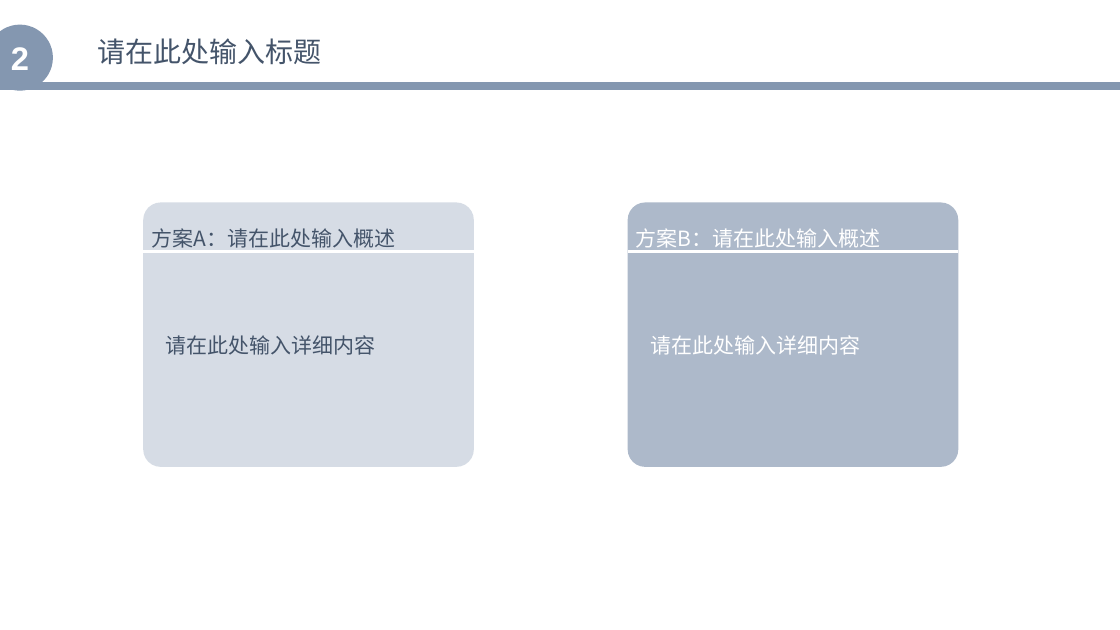
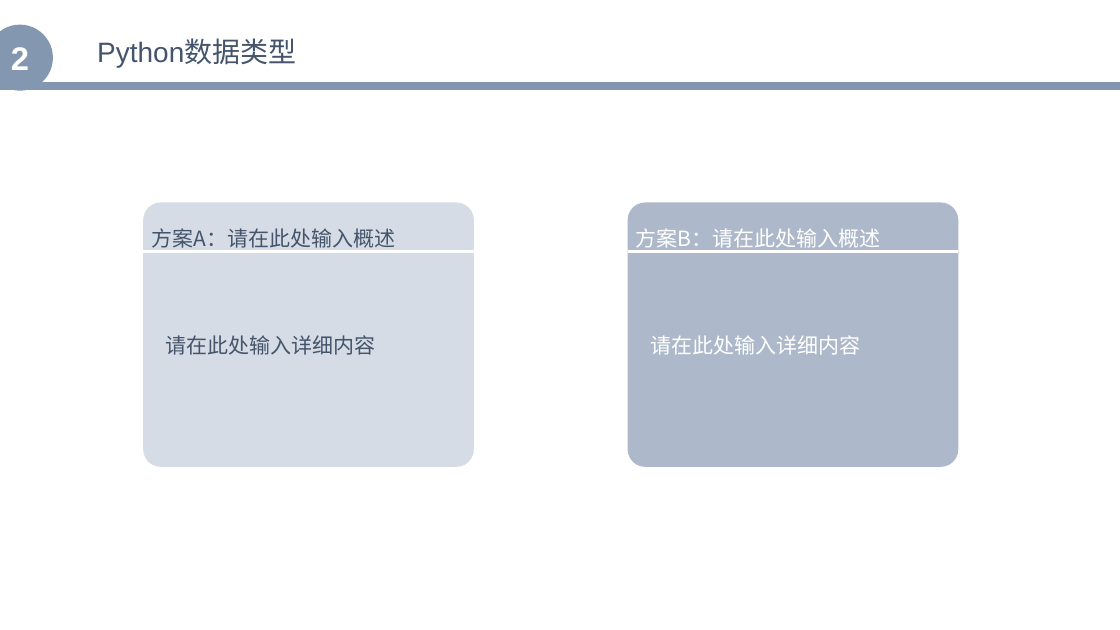
Before and after one commit to zhenglibins/python, a slide deck: slide 14 of python资料/Python与机器学习入门.pptx (slide 12 before the commit). Drawn at 1120x630 pixels with LibreOffice and Linux fonts; fonts in the diff are those of the drawing. Boxes give left, top, right and bottom in pixels: in the first picture for what was removed or moved away, otherwise in the second. Text is boxed around its words. In the diff, an @@ line names an element or a change of style, - is before the commit and + after.

Commit message:
update

```diff
--- a/python资料/Python与机器学习入门.pptx
+++ b/python资料/Python与机器学习入门.pptx
@@ text at (x1=97, y1=40, x2=296, y2=67): text changed @@
-请在此处输入标题
+Python数据类型
```
Also in this commit, not shown: 2 slides added.
